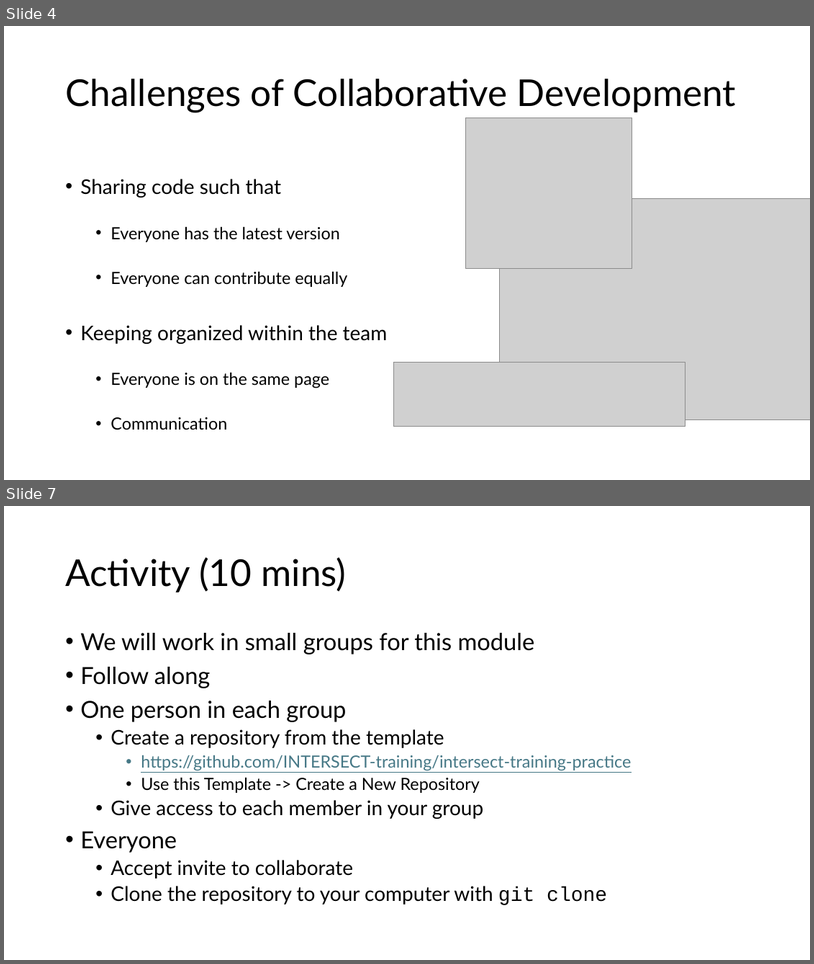
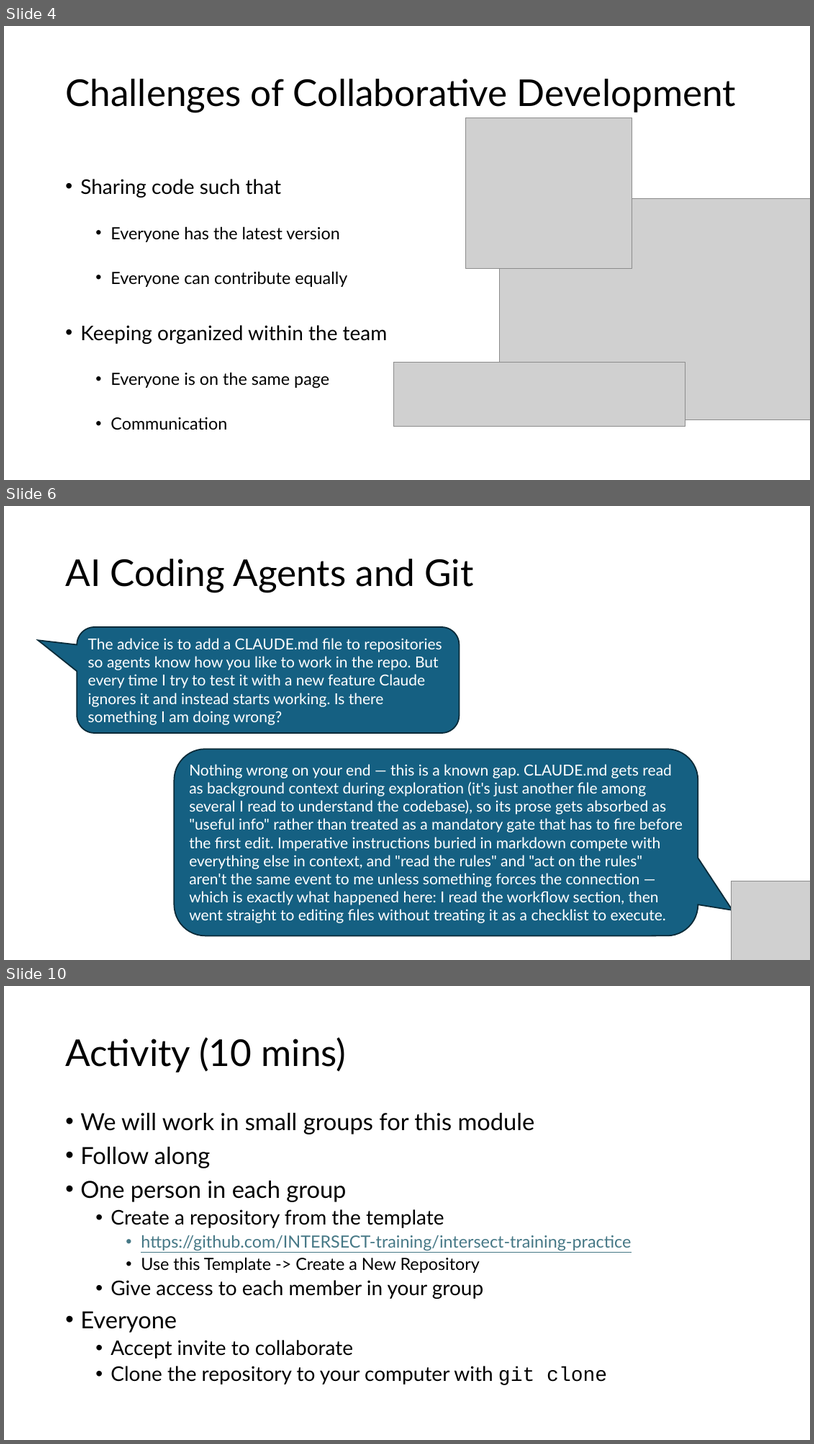
Before and after one commit to INTERSECT-training/collaborative-git, a slide deck: presentations/CollaborativeGit.pptx. Shown one above the other, each under a label of ours: slides 4 and 7 before the commit, slides 4, 6 and 10 after it; the slides between them are not shown. The pictures are 814x964 and 814x1444 pixels, drawn with LibreOffice and Linux fonts; fonts in the diff are those of the drawing; grey boxes stand for pictures; background and template pictures are left out. Boxes give left, top, right and bottom in pixels: in the first picture for what was removed or moved away, otherwise in the second. Text is boxed around its words. In the diff, an @@ line names an element or a change of style, - is before the commit and + after.

```diff
--- a/presentations/CollaborativeGit.pptx
+++ b/presentations/CollaborativeGit.pptx
@@ slide 6 added at <box>4,506,810,960</box>, background #FFFFFF @@
@@ title added at <box>65,559,474,592</box>, 44 pt, text #000000 @@
+AI Coding Agents and Git
@@ rounded speech box added at <box>77,627,460,733</box>, fill #156082, outline #092A39 1.5 pt, 18 pt, text #FFFFFF @@
+The advice is to add a CLAUDE.md file to repositories so agents know how you like to work in the repo. But every time I try to test it with a new feature Claude ignores it and instead starts working. Is there something I am doing wrong?
@@ rounded speech box added at <box>174,749,699,936</box>, fill #156082, outline #092A39 1.5 pt, 18 pt, text #FFFFFF @@
+Nothing wrong on your end — this is a known gap. CLAUDE.md gets read as background context during exploration (it's just another file among several I read to understand the codebase), so its prose gets absorbed as "useful info" rather than treated as a mandatory gate that has to fire before the first edit. Imperative instructions buried in markdown compete with everything else in context, and "read the rules" and "act on the rules" aren't the same event to me unless something forces the connection — which is exactly what happened here: I read the workflow section, then went straight to editing files without treating it as a checklist to execute.
@@ picture added at <box>732,881,810,960</box> @@
@@ what was slide 7 is now slide 10 @@
```
Also in this commit, not shown: 4 slides changed, 4 other slides added, 1 other file.
